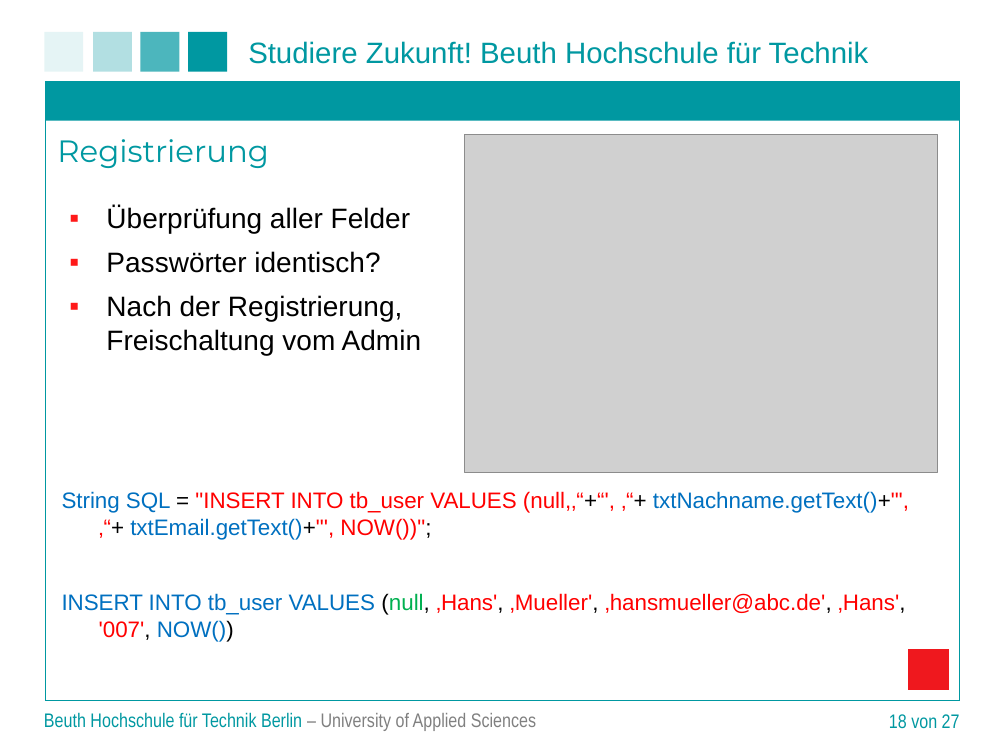
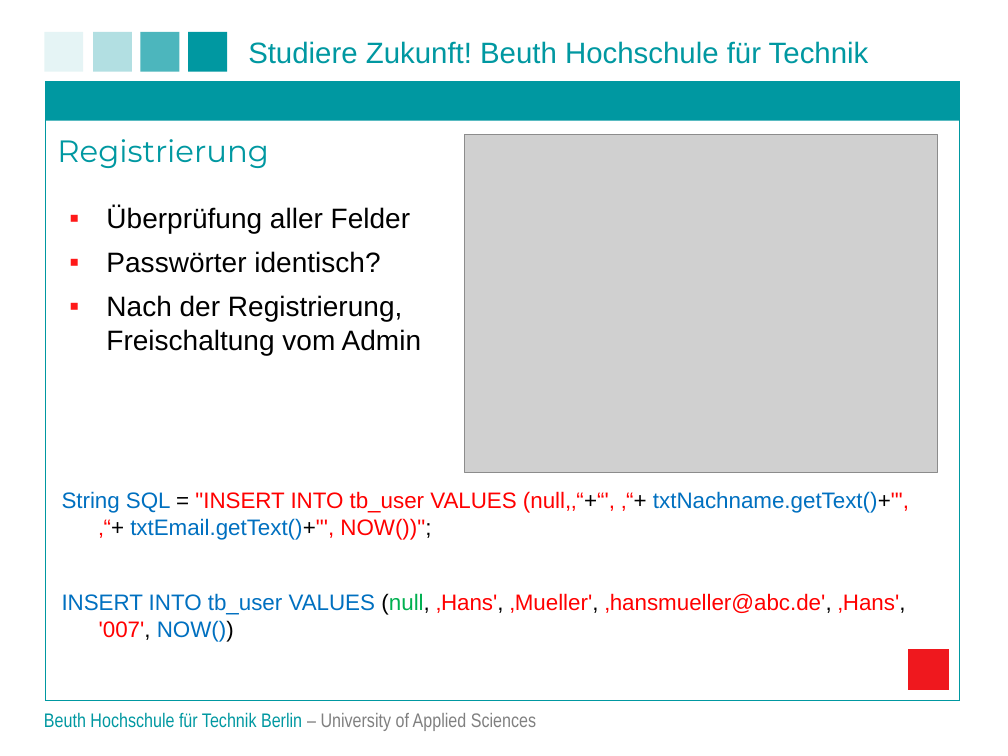
Before and after one commit to matt-han/TuerSpion, a slide deck: slide 17 of Projektpraesentation.ppt (slide 18 before the commit). Drawn at 1008x756 pixels with LibreOffice and Linux fonts; fonts in the diff are those of the drawing; grey boxes stand for pictures; background and template pictures are left out. Boxes give left, top, right and bottom in pixels: in the first picture for what was removed or moved away, otherwise in the second. Text is boxed around its words. In the diff, an @@ line names an element or a change of style, - is before the commit and + after.

```diff
--- a/Projektpraesentation.ppt
+++ b/Projektpraesentation.ppt
@@ page number removed at <box>889,714,960,729</box> @@
-18 von 27
```
Also in this commit, not shown: 19 other slides changed, 2 slides removed.
